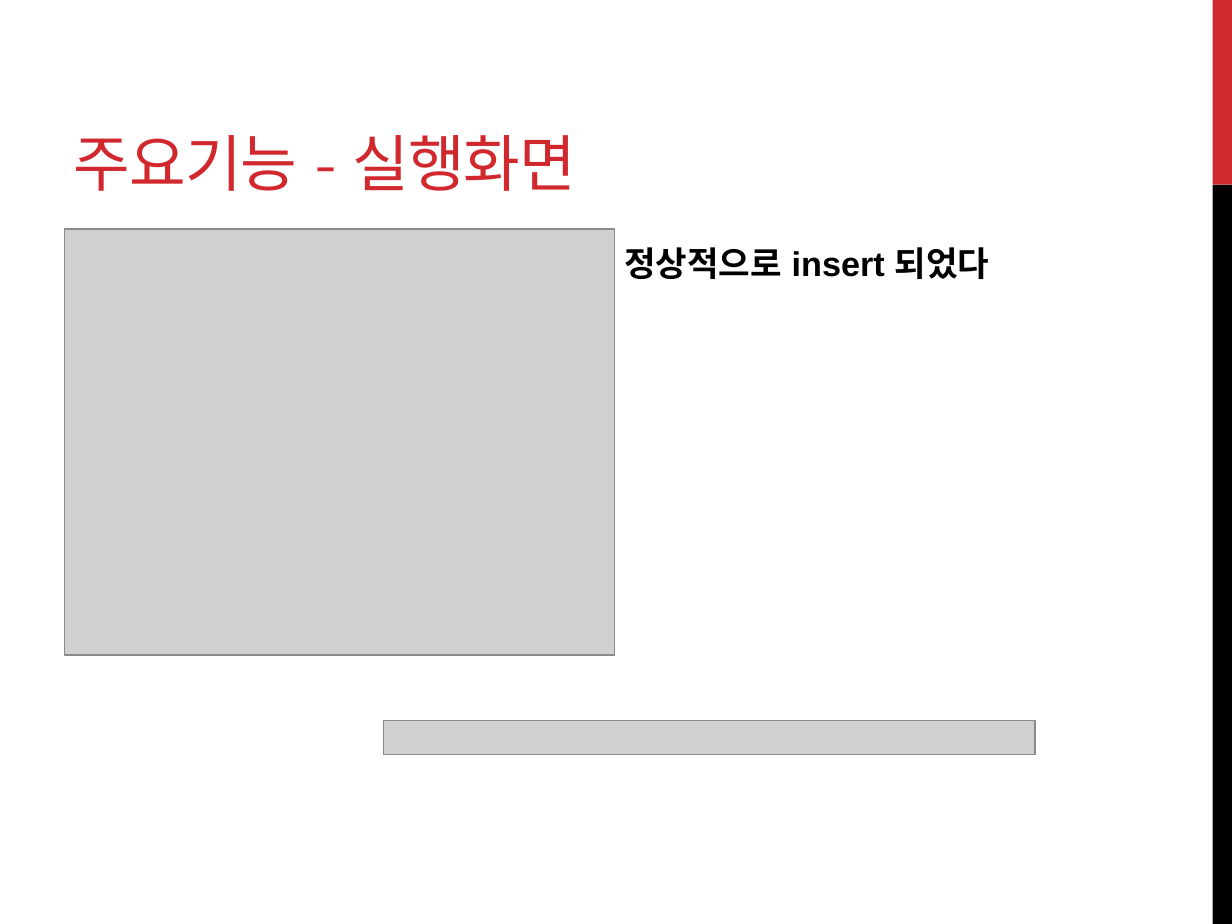
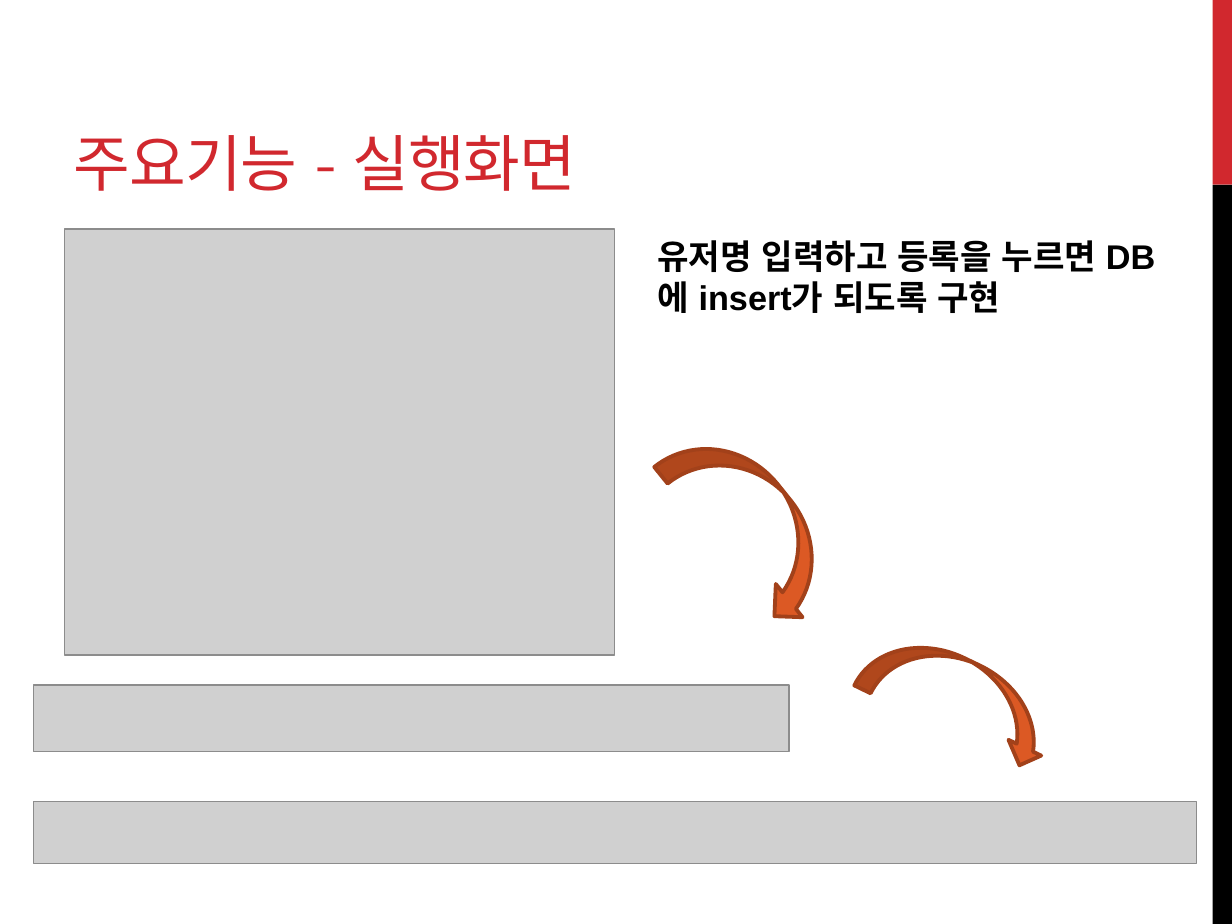
Before and after one commit to jinlee10/javaminiproj, a slide deck: slide 9 of Java_mini_proj_home/java_proj_PPT.pptx (slide 8 before the commit). Drawn at 1232x924 pixels with LibreOffice and Linux fonts; fonts in the diff are those of the drawing; grey boxes stand for pictures. Boxes give left, top, right and bottom in pixels: in the first picture for what was removed or moved away, otherwise in the second. Text is boxed around its words. In the diff, an @@ line names an element or a change of style, - is before the commit and + after.

Commit message:
ppt

```diff
--- a/Java_mini_proj_home/java_proj_PPT.pptx
+++ b/Java_mini_proj_home/java_proj_PPT.pptx
@@ text at (657, 240, 1096, 313): text changed @@
-정상적으로 insert 되었다
+유저명 입력하고 등록을 누르면 DB에 insert가 되도록 구현
@@ curved left arrow added at (655, 413, 855, 633), fill #DC5924, outline #A3421B 2.25 pt @@
@@ curved left arrow added at (854, 621, 1067, 774), fill #DC5924, outline #A3421B 2.25 pt @@
@@ picture added at (33, 685, 790, 752) @@
@@ picture: place and size @@
-picture at (383, 721, 1035, 755)
+picture at (33, 802, 1196, 864)
```
Also in this commit, not shown: 9 other slides changed, 3 slides added, 1 other file.
